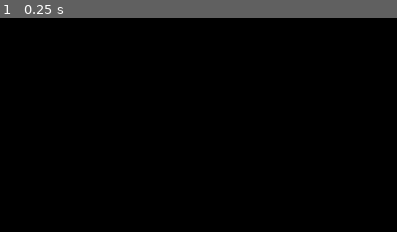
Above: before the commit, frame 1.
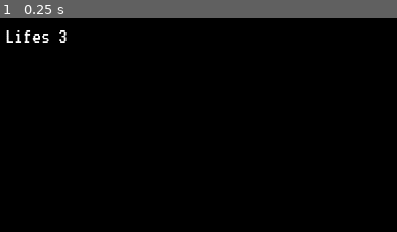
Above: after the commit, the same moment.

Repository: MAZHI3/BrickBreaker
Game: Godot game, scene res://scenes/main.tscn
The game is run twice, just before and just after one commit, with the same random seed, the same clock (stepped at 60 frames per second) and the same inputs.
Inputs:
- Up to frame 1 (0.25 s): no input
The pictures show only the part of the screen within x 0-50%, y 0-50%; the shares and areas given below are measured in that part.

The runs differ from the first frame. In frame 1, 0.4% of the frame differs, in the area x 1-17%, y 5-12%.

Commit message:
Losing lifes and the game

Diff:
--- /dev/null
+++ b/scenes/deathzone.tscn
@@ -0,0 +1,14 @@
+[gd_scene load_steps=3 format=3 uid="uid://b83jseyiqe2d7"]
+
+[ext_resource type="Script" path="res://scripts/deathzone.gd" id="1_lm1ml"]
+
+[sub_resource type="RectangleShape2D" id="RectangleShape2D_kdcrj"]
+size = Vector2(1164, 20)
+
+[node name="DeathZone" type="Area2D"]
+script = ExtResource("1_lm1ml")
+
+[node name="CollisionShape2D" type="CollisionShape2D" parent="."]
+shape = SubResource("RectangleShape2D_kdcrj")
+
+[connection signal="body_entered" from="." to="." method="_on_body_entered"]
--- a/scenes/main.tscn
+++ b/scenes/main.tscn
@@ -1,10 +1,14 @@
-[gd_scene load_steps=4 format=3 uid="uid://m5udfqhflbiq"]
+[gd_scene load_steps=6 format=3 uid="uid://m5udfqhflbiq"]
 
 [ext_resource type="PackedScene" uid="uid://clg3861wgvyg1" path="res://scenes/Paddle.tscn" id="1_8e3jq"]
+[ext_resource type="PackedScene" uid="uid://bxc6hqj4n2gwk" path="res://scenes/ui.tscn" id="1_afs8h"]
 [ext_resource type="PackedScene" uid="uid://ddqwn5nkgppad" path="res://scenes/ball.tscn" id="2_e0751"]
 [ext_resource type="PackedScene" uid="uid://cs7cb54ifqu6b" path="res://scenes/wall.tscn" id="3_em8ri"]
+[ext_resource type="PackedScene" uid="uid://b83jseyiqe2d7" path="res://scenes/deathzone.tscn" id="4_67ovl"]
 
 [node name="main" type="Node"]
+
+[node name="UI" parent="." instance=ExtResource("1_afs8h")]
 
 [node name="Camera2D" type="Camera2D" parent="."]
 
@@ -13,9 +17,11 @@
 collision_layer = 2
 camera = NodePath("../Camera2D")
 
-[node name="Ball" parent="." instance=ExtResource("2_e0751")]
+[node name="Ball" parent="." node_paths=PackedStringArray("death_zone", "ui") instance=ExtResource("2_e0751")]
 position = Vector2(2.08165e-12, 152)
 collision_mask = 14
+death_zone = NodePath("../DeathZone")
+ui = NodePath("../UI")
 
 [node name="Walls" type="Node" parent="."]
 
@@ -32,3 +38,6 @@
 position = Vector2(586, -54)
 rotation = 1.5708
 collision_layer = 4
+
+[node name="DeathZone" parent="." instance=ExtResource("4_67ovl")]
+position = Vector2(-2, 412)
--- /dev/null
+++ b/scenes/ui.tscn
@@ -0,0 +1,68 @@
+[gd_scene load_steps=4 format=3 uid="uid://bxc6hqj4n2gwk"]
+
+[ext_resource type="Script" path="res://scripts/ui.gd" id="1_8ai1h"]
+[ext_resource type="FontFile" uid="uid://b4pqfbvte11k6" path="res://assets/VT323-Regular.ttf" id="1_yfa2i"]
+
+[sub_resource type="StyleBoxFlat" id="StyleBoxFlat_6af8i"]
+bg_color = Color(0.345098, 0.647059, 0.560784, 0.901961)
+
+[node name="UI" type="CanvasLayer"]
+script = ExtResource("1_8ai1h")
+
+[node name="MarginContainer" type="MarginContainer" parent="."]
+anchors_preset = 15
+anchor_right = 1.0
+anchor_bottom = 1.0
+grow_horizontal = 2
+grow_vertical = 2
+theme_override_constants/margin_left = 16
+theme_override_constants/margin_top = 16
+theme_override_constants/margin_right = 16
+theme_override_constants/margin_bottom = 16
+
+[node name="HBoxContainer" type="HBoxContainer" parent="MarginContainer"]
+layout_mode = 2
+
+[node name="LifesLabel" type="Label" parent="MarginContainer/HBoxContainer"]
+unique_name_in_owner = true
+texture_filter = 1
+layout_mode = 2
+size_flags_horizontal = 0
+size_flags_vertical = 0
+theme_override_fonts/font = ExtResource("1_yfa2i")
+theme_override_font_sizes/font_size = 32
+text = "Lifes: 3"
+
+[node name="GameLostContainer" type="CenterContainer" parent="."]
+visible = false
+anchors_preset = 15
+anchor_right = 1.0
+anchor_bottom = 1.0
+grow_horizontal = 2
+grow_vertical = 2
+
+[node name="Panel" type="Panel" parent="GameLostContainer"]
+custom_minimum_size = Vector2(300, 300)
+layout_mode = 2
+theme_override_styles/panel = SubResource("StyleBoxFlat_6af8i")
+
+[node name="VBoxContainer" type="VBoxContainer" parent="GameLostContainer/Panel"]
+layout_mode = 1
+anchors_preset = 15
+anchor_right = 1.0
+anchor_bottom = 1.0
+grow_horizontal = 2
+grow_vertical = 2
+alignment = 1
+
+[node name="Label" type="Label" parent="GameLostContainer/Panel/VBoxContainer"]
+layout_mode = 2
+text = "YOU HAVE LOST"
+horizontal_alignment = 1
+vertical_alignment = 1
+
+[node name="GameLostButton" type="Button" parent="GameLostContainer/Panel/VBoxContainer"]
+layout_mode = 2
+text = "RESTART GAME"
+
+[connection signal="pressed" from="GameLostContainer/Panel/VBoxContainer/GameLostButton" to="." method="_on_game_lost_button_pressed"]
--- a/scripts/Paddle.gd
+++ b/scripts/Paddle.gd
@@ -15,6 +15,7 @@
 @onready var collision_shape_2d = $CollisionShape2D
 
 func _ready():
+	ball.life_lost.connect(on_ball_lost)
 	camera_rect = camera.get_viewport_rect()
 	half_paddle_width =collision_shape_2d.shape.get_rect().size.x / 2 * scale.x
 
@@ -42,3 +43,7 @@
 	if direction != Vector2.ZERO && !is_ball_started:
 		ball.start_ball()
 		is_ball_started = true
+
+func on_ball_lost():
+	is_ball_started = false
+	direction = Vector2.ZERO
--- a/scripts/ball.gd
+++ b/scripts/ball.gd
@@ -1,11 +1,15 @@
 extends CharacterBody2D
 
 class_name Ball
+
+signal life_lost
 
 const VELOCITY_LIMIT = 40
 
 @export var ball_speed = 20
 @export var lifes = 3
+@export var death_zone: DeathZone
+@export var ui: UI
 
 var speed_up_factor = 1.05
 
@@ -14,7 +18,9 @@
 var start_position: Vector2
 
 func _ready():
+	ui.set_lifes(lifes)
 	start_position = position
+	death_zone.life_lost.connect(on_life_lost)
 
 func _physics_process(delta):
 	var collision = move_and_collide(velocity * ball_speed * delta)
@@ -28,3 +34,17 @@
 	randomize()
 
 	velocity = Vector2(randf_range(-1,1), randf_range(-.1, -1)).normalized() * ball_speed
+
+func on_life_lost():
+	lifes -= 1
+	if lifes == 0:
+		ui.game_over()
+
+	else:
+		life_lost.emit()
+		reset_ball()
+		ui.set_lifes(lifes)
+
+func reset_ball():
+	position = start_position
+	velocity = Vector2.ZERO
--- /dev/null
+++ b/scripts/deathzone.gd
@@ -0,0 +1,8 @@
+extends Area2D
+
+class_name DeathZone
+
+signal life_lost
+
+func _on_body_entered(body):
+	life_lost.emit()
--- /dev/null
+++ b/scripts/ui.gd
@@ -0,0 +1,16 @@
+extends CanvasLayer
+
+class_name UI
+
+@onready var lifes_label = %LifesLabel
+@onready var game_lost_container = $GameLostContainer
+
+func set_lifes(lifes: int):
+	lifes_label.text = "Lifes %d" % lifes
+
+func game_over():
+	game_lost_container.show()
+
+
+func _on_game_lost_button_pressed():
+	get_tree().reload_current_scene()
